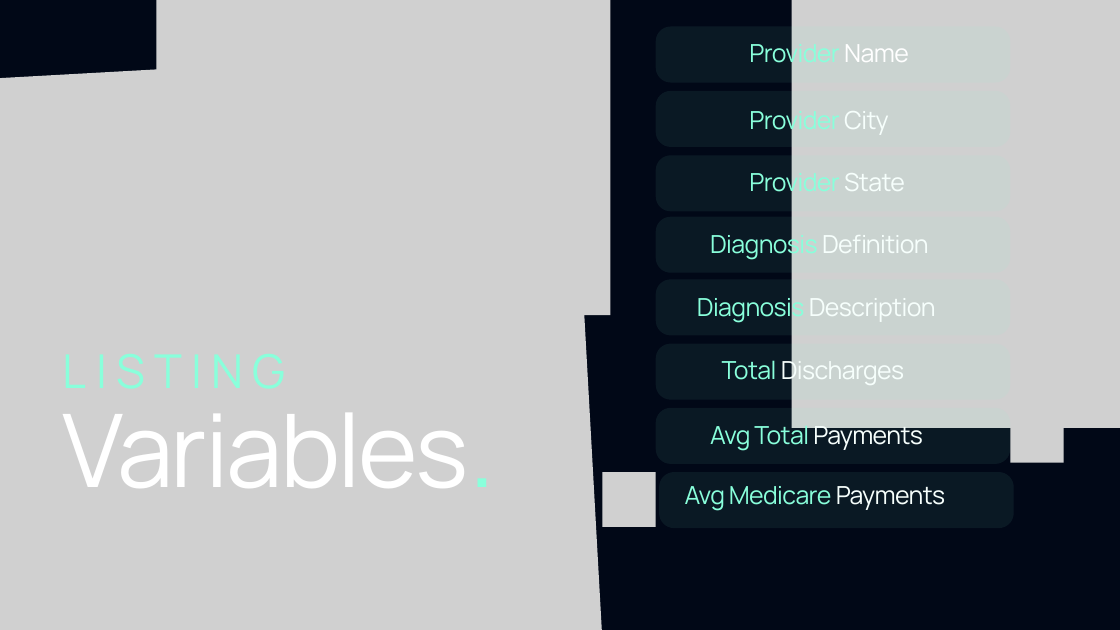
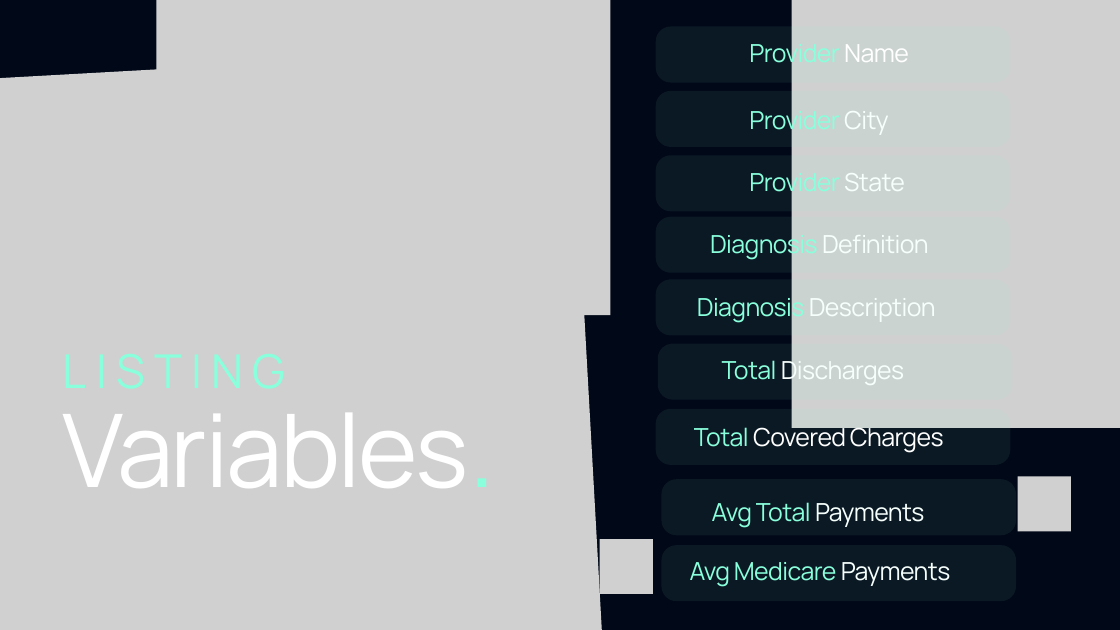
Before and after one commit to raul-vieira/dataset_descr_r, a slide deck: slide 3 of pres_slides.pptx. Drawn at 1120x630 pixels with LibreOffice and Linux fonts; fonts in the diff are those of the drawing; grey boxes stand for pictures. Boxes give left, top, right and bottom in pixels: in the first picture for what was removed or moved away, otherwise in the second. Text is boxed around its words. In the diff, an @@ line names an element or a change of style, - is before the commit and + after.

```diff
--- a/pres_slides.pptx
+++ b/pres_slides.pptx
@@ freeform shape at box(658, 344, 1012, 400): outline redrawn @@
@@ freeform shape added at box(656, 409, 1010, 465), fill #89FFDB at 7% opacity @@
@@ picture removed at box(1010, 408, 1063, 463) @@
@@ text added at box(694, 423, 944, 453), 32 pt, text #FFFFFF @@
+Total Covered Charges
@@ picture removed at box(603, 472, 656, 527) @@
@@ freeform shape: place and size @@
-freeform shape at box(656, 408, 1010, 464)
+freeform shape at box(661, 479, 1016, 535)
@@ picture added at box(1018, 477, 1071, 531) @@
@@ text "Avg Total Payments" rewrapped from box(710, 421, 922, 451) to box(712, 502, 924, 528) @@
@@ picture added at box(600, 539, 653, 594) @@
@@ freeform shape: place and size @@
-freeform shape at box(659, 472, 1014, 528)
+freeform shape at box(661, 545, 1016, 601)
@@ text "Avg Medicare Payments": place and size @@
-text "Avg Medicare Payments" at box(685, 486, 945, 511)
+text "Avg Medicare Payments" at box(690, 562, 950, 587)
```
Also in this commit, not shown: 1 other slide changed.
